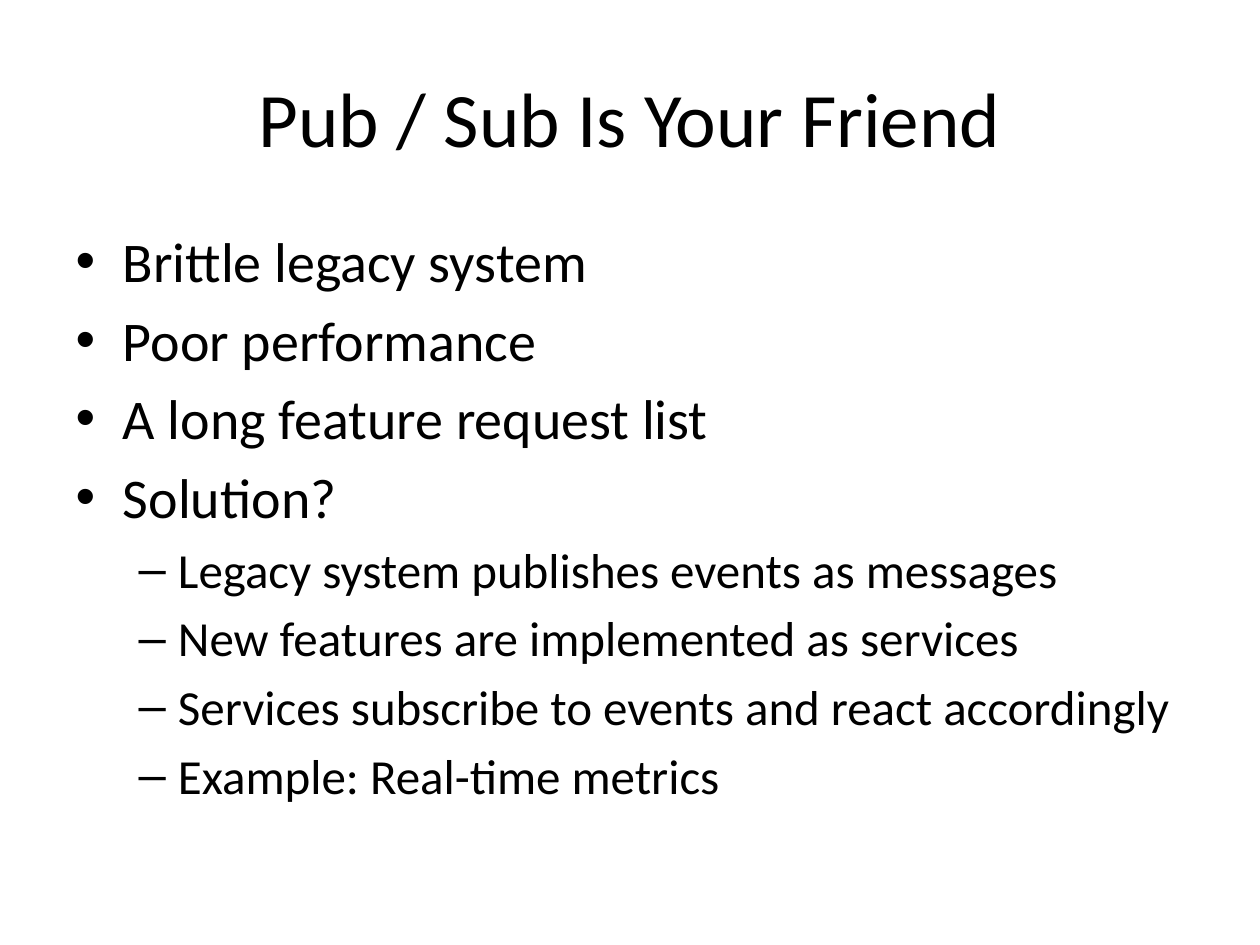
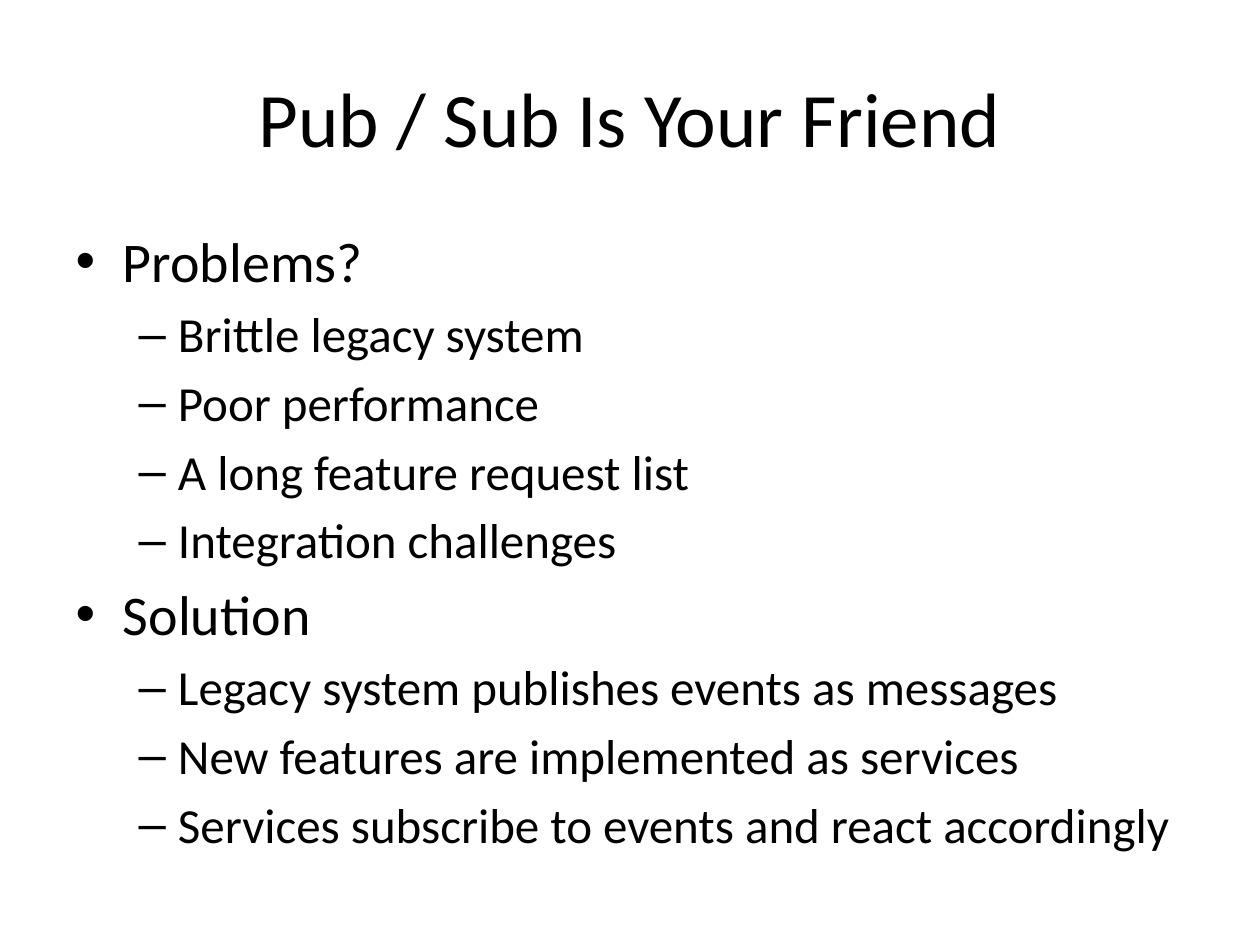
Before and after one commit to cl9p/rabbitmq-demos, a slide deck: slide 6 of Messaging Patterns.pptx (slide 7 before the commit). Drawn at 1260x945 pixels with LibreOffice and Linux fonts; fonts in the diff are those of the drawing. Boxes give left, top, right and bottom in pixels: in the first picture for what was removed or moved away, otherwise in the second. Text is boxed around its words. In the diff, an @@ line names an element or a change of style, - is before the commit and + after.

```diff
--- a/Messaging Patterns.pptx
+++ b/Messaging Patterns.pptx
@@ text at [123, 243, 363, 283]: paragraph added @@
+• Problems?
@@ text at [178, 318, 689, 499]: size 32 to 28 pt in "Brittle legacy system", "Poor performance", "A long feature request list"; bullet • to –; list level 1 to 2 in "Brittle legacy system"; list level 1 to 2 in "Poor performance"; list level 1 to 2 in "A long feature request list" @@
@@ text at [123, 524, 616, 636]: text changed; size 32 to 28 pt @@
-• Solution?
+  – Integration challenges
+• Solution
@@ text at [178, 760, 720, 802]: paragraph removed @@
-  – Example: Real-time metrics
```
Also in this commit, not shown: 5 other slides changed.
